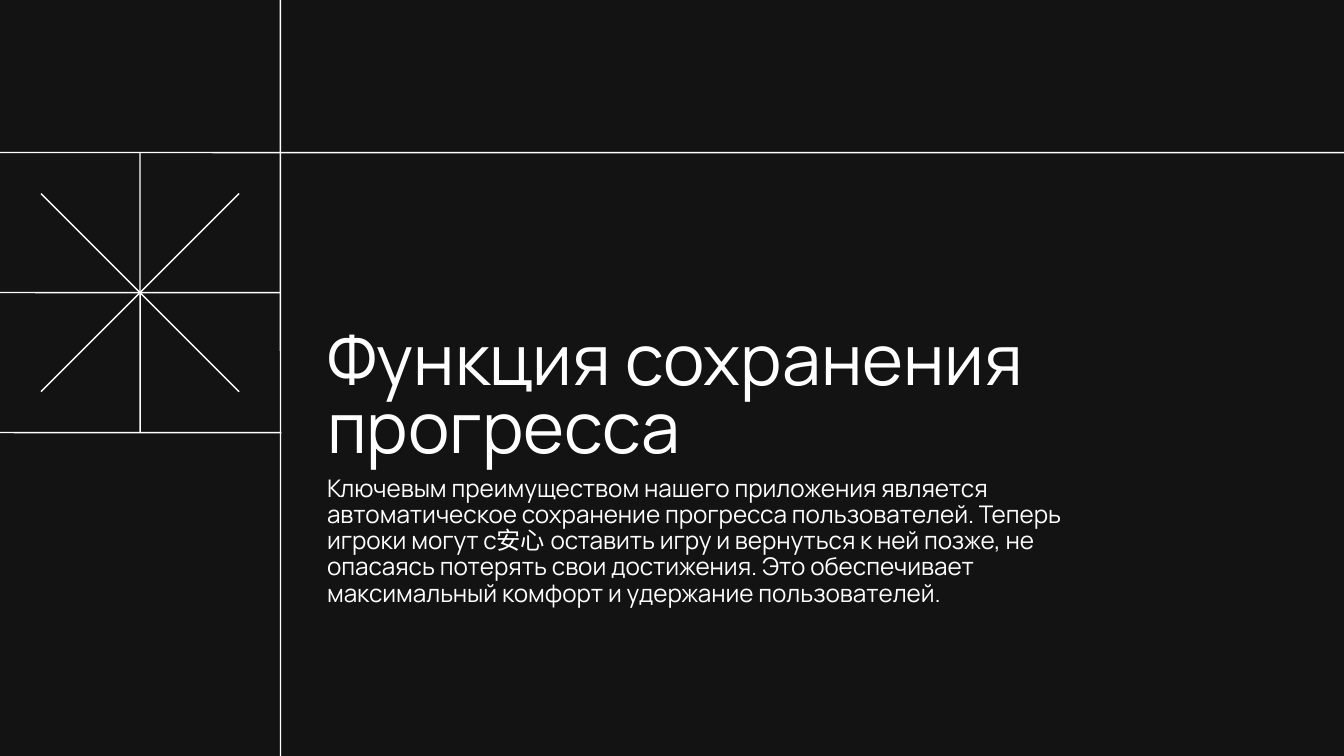
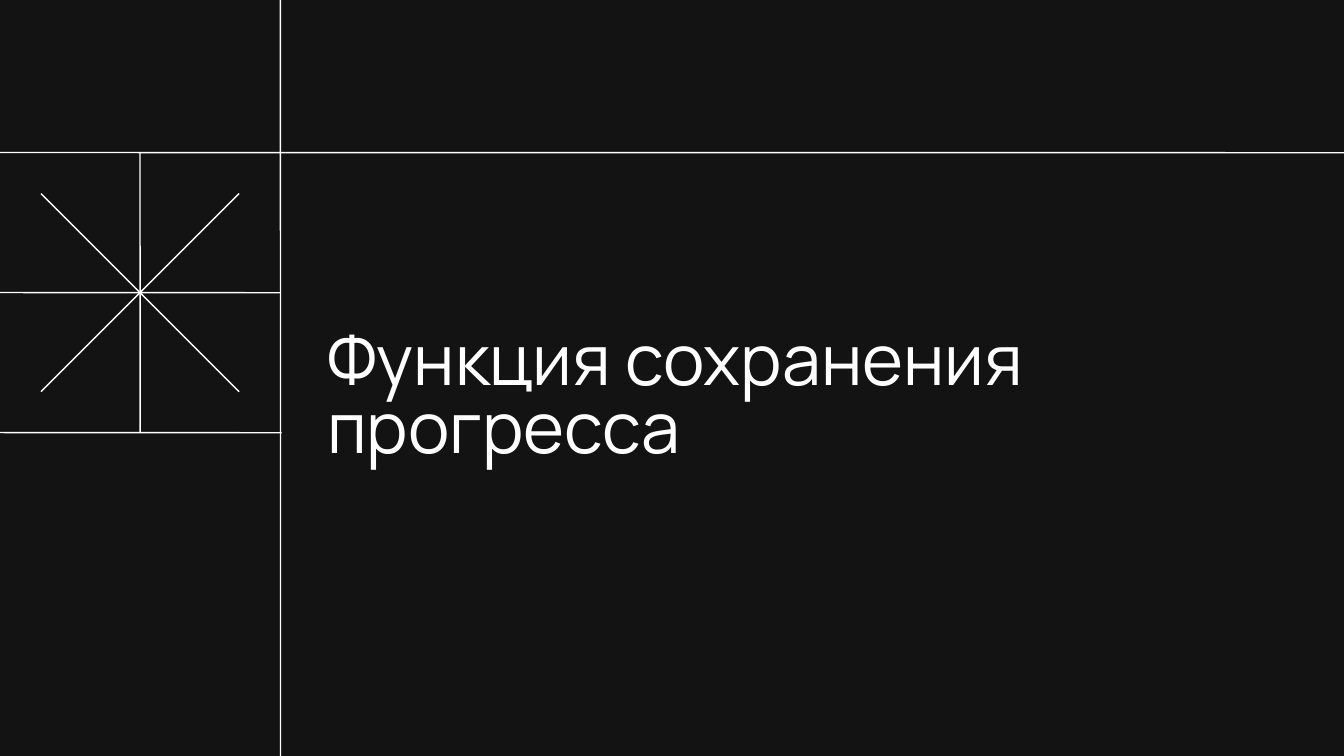
Before and after one commit to Polina-Shupikova/NPI, a slide deck: slide 9 of Советский кроссворд.pptx (slide 10 before the commit). Drawn at 1344x756 pixels with LibreOffice and Linux fonts; fonts in the diff are those of the drawing. Boxes give left, top, right and bottom in pixels: in the first picture for what was removed or moved away, otherwise in the second. Text is boxed around its words. In the diff, an @@ line names an element or a change of style, - is before the commit and + after.

```diff
--- a/Советский кроссворд.pptx
+++ b/Советский кроссворд.pptx
@@ subtitle removed at <box>327,479,1061,608</box> @@
-Ключевым преимуществом нашего приложения является автоматическое сохранение прогресса пользователей. Теперь игроки могут с安心 оставить игру и вернуться к ней позже, не опасаясь потерять свои достижения. Это обеспечивает максимальный комфорт и удержание пользователей.
```
Also in this commit, not shown: 3 other slides changed, 6 slides added, 5 slides removed, 5 other files.
